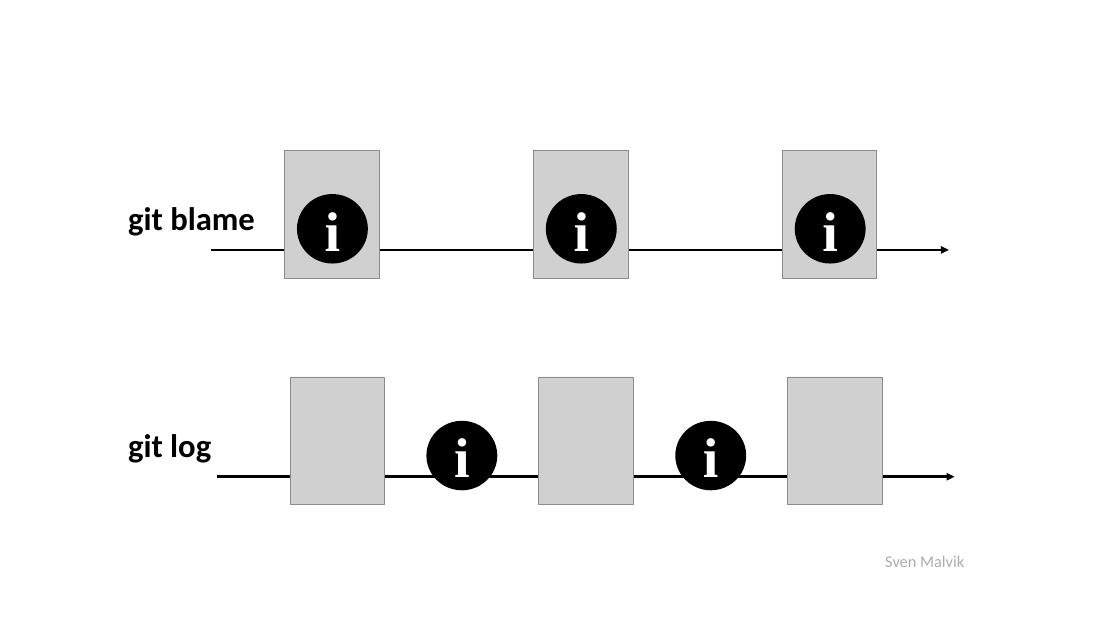
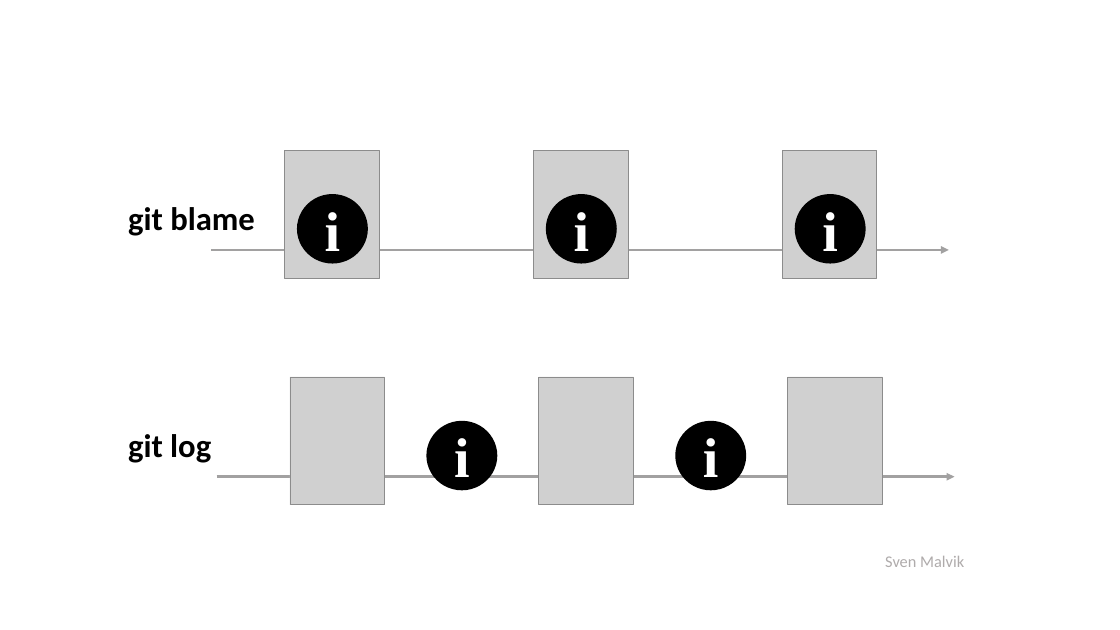
Before and after one commit to svenmalvik/insights, a slide deck: slide 1 of git/git.pptx. Drawn at 1120x630 pixels with LibreOffice and Linux fonts; fonts in the diff are those of the drawing; grey boxes stand for pictures. Boxes give left, top, right and bottom in pixels: in the first picture for what was removed or moved away, otherwise in the second. Text is boxed around its words. In the diff, an @@ line names an element or a change of style, - is before the commit and + after.

```diff
--- a/git/git.pptx
+++ b/git/git.pptx
@@ arrow (211, 250) - (949, 250): stroke #000000 2.25 pt to #A2A1A1 2.25 pt @@
@@ arrow (217, 476) - (954, 476): stroke #000000 2.25 pt to #A2A1A1 2.25 pt @@
```
Also in this commit, not shown: 1 other file.
